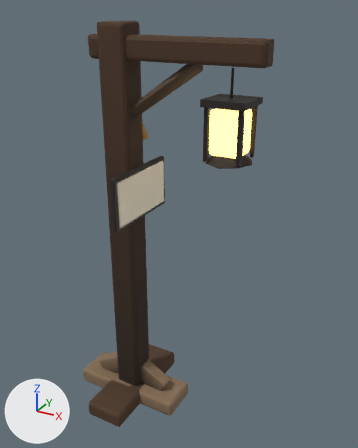
The glTF model games/dig-to-the-core/models/liftstop.glb as it was, and as the next commit left it.
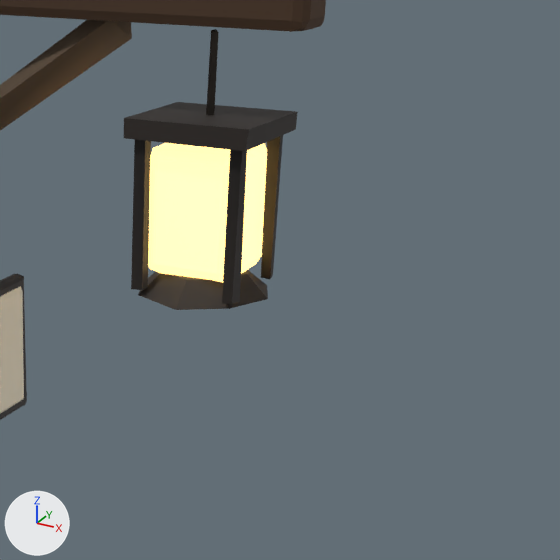
Each version is shown whole from a 50 mm lens placed at (1.54, -2.17, 2.37), pointed at (0.29, 0.09, 1.24), then close up on the part from 43% to 100% of the width and 13% to 58% of the height. The lights are fixed; the arrows at lower left show +X, +Y and +Z. The first two pictures are the older version. Vertices at exactly the same position are counted once.

Objects in the first close-up: 'LiftStop'.
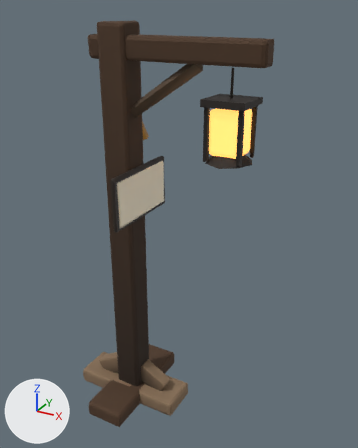
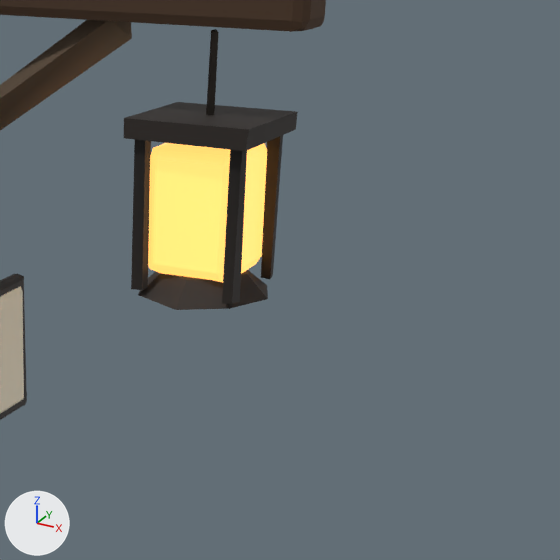
Where the change shows, as pixel boxes (x1, y1, x2, y2) in the close-ups (560 x 560 px):
part 1 of me_cube, recoloured
    both: (148, 143, 267, 283)

Patch to the scene script:
```diff
--- a/games/dig-to-the-core/models/liftstop.glb.py
+++ b/games/dig-to-the-core/models/liftstop.glb.py
@@ mat_lamp_glass @@
+mat_lamp_glass = bpy.data.materials.new('lamp_glass')
+# nodes: BsdfPrincipled, Mix, OutputMaterial, VertexColor
+# colours: orange #ffb35c, mixed with the vertex colours
@@ me_cube @@
 me_cube.from_pydata(...)  # 599 vertices, 1122 faces; spans x -0.35..0.8, y -0.35..0.35, z 0.0..2.3
 # used by ob_liftstop; location = (0.0, 0.0, 0.0)
+# me_cube part 1: all 108 faces that had it switch from mat_glass to mat_lamp_glass
 me_cube.materials.append(mat_wood_dark)
```
